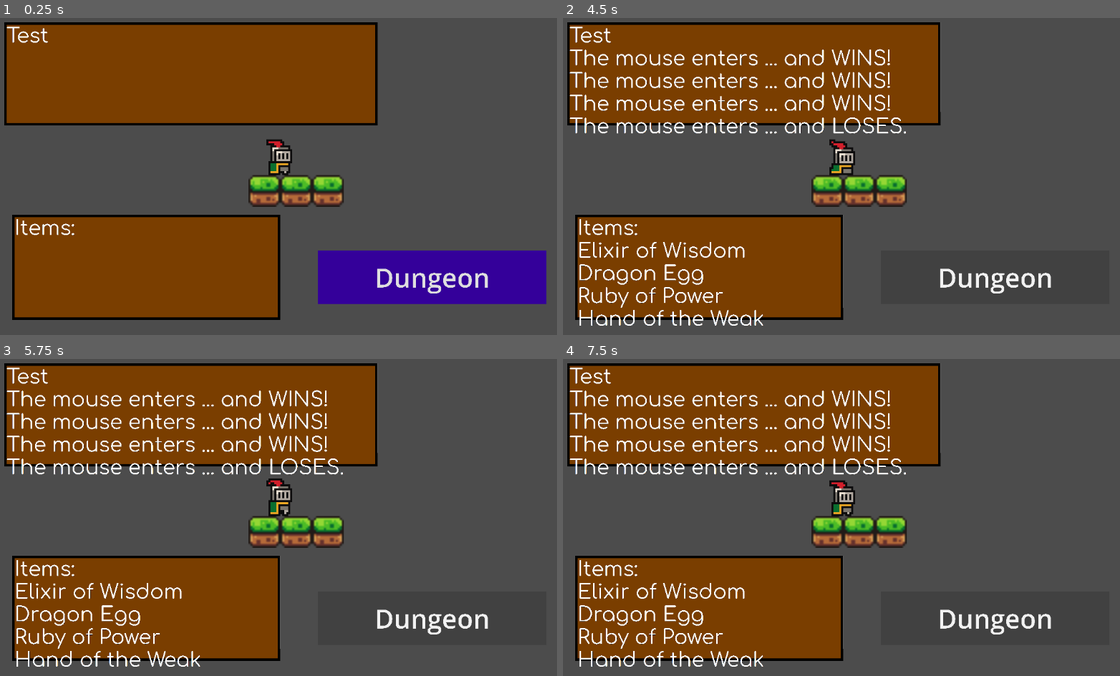
Above: before the commit, frames 1-4 (two rows, left to right).
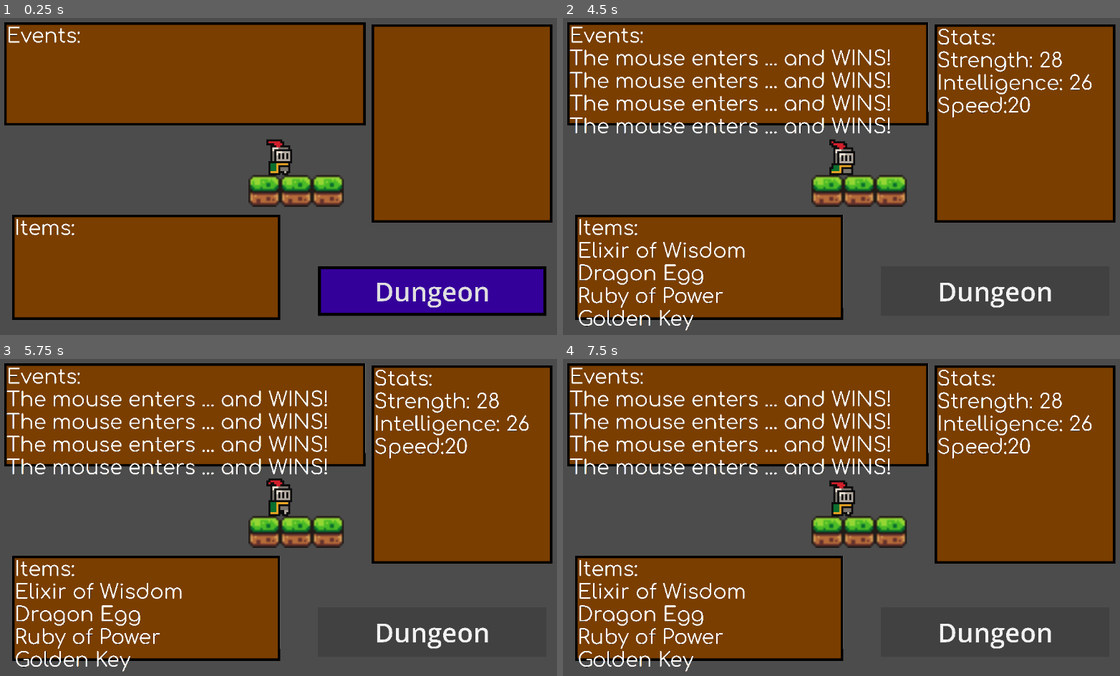
Above: after the commit, the same moments.

Repository: FischerSophie/IdleMouseKnight
Game: Godot game, scene res://Szene/Game.tscn
Same seed, same stepped clock (60 frames per second), same inputs: the game is played once before the commit and once after it.
Inputs:
- Up to frame 1 (0.25 s): no input
- Up to frame 2 (4.5 s): click "Dungeon" at 0.5 s; click "Dungeon" at 1.25 s; click "Dungeon" at 2 s; tap Enter at 4.25 s
- Up to frame 3 (5.75 s): no input
- Up to frame 4 (7.5 s): no input

The runs differ from the first frame. In frame 1, 26% of the frame differs, in the area x 1-100%, y 1-94%; in frame 2, 23%; in frame 3, 23%; in frame 4, 23%.

Commit message:
Test UI for basic gameplay features, loot lists, logic for dungeon

Diff:
--- a/idlemouseknight/Scripts/LootManager.gd
+++ b/idlemouseknight/Scripts/LootManager.gd
@@ -75,16 +75,16 @@
 	match type:
 		"item":
 			for item in loot_table:
-				if loot_table[item]: available_loot.append(item)
+				if !loot_table[item]["looted"]: available_loot.append(item)
 		"wound":
 			for item in wound_table:
-				if wound_table[item]: available_loot.append(item)
+				if !wound_table[item]["looted"]: available_loot.append(item)
 
 
 	if (available_loot.size() > 0):
 		chosen = available_loot[randi_range(0 , (available_loot.size()-1))]
-		loot_table[chosen] = false #dirty hack to set the item to false in both lists
-		wound_table[chosen] = false
+		if (type == "item"): loot_table[chosen]["looted"] = true #dirty hack to set the item to false in both lists
+		if (type == "wound"): wound_table[chosen]["looted"] = true
 		return(chosen)
 	else:
 		return(0)
--- a/idlemouseknight/Scripts/VisitCastle.gd
+++ b/idlemouseknight/Scripts/VisitCastle.gd
@@ -75,6 +75,7 @@
 
 
 func _playerBesuchtDungon():
+	player.update_stats()
 	var loot=""
 	for encounter in range(3):
 		var outcome = [0, "?"]
--- a/idlemouseknight/Scripts/player.gd
+++ b/idlemouseknight/Scripts/player.gd
@@ -1,17 +1,49 @@
 extends CharacterBody2D
 
+var base_strength = 25
+var base_intelligence = 20
+var base_speed = 20
+
+
 var life = 100
-var strength = 28
-var intelligence = 15
-var speed = 18
+var strength = base_strength
+var intelligence = base_intelligence
+var speed = base_speed
 
-"List Equipment = eqipmentList"
-"List Wounds = woundlist"
+var loot = []
+var wounds = []
+
+func update_stats():
+	#Set Basestats
+	strength = base_strength
+	intelligence = base_intelligence
+	speed = base_speed
+
+	#Add items to Basestats
+	if loot.size() > 0:
+		for item in loot:
+			strength = strength + item["strength"]
+			intelligence = intelligence + item["intelligence"]
+			speed = speed + item["speed"]
+
+	#Add wounds to Basestats
+	if wounds.size() > 0:
+		for item in wounds:
+			strength = strength + item["strength"]
+			intelligence = intelligence + item["intelligence"]
+			speed = speed + item["speed"]
+
+	#check if stat is negative and set to 0
+	if strength < 0: strength = 0
+	if intelligence < 0: intelligence = 0
+	if speed < 0: speed = 0
+
+	return([strength, intelligence, speed])
+
 # Called when the node enters the scene tree for the first time.
 func _ready() -> void:
 	pass # Replace with function body.
 
-
 # Called every frame. 'delta' is the elapsed time since the previous frame.
 func _process(delta: float) -> void:
 	pass
--- a/idlemouseknight/Szene/Game.tscn
+++ b/idlemouseknight/Szene/Game.tscn
@@ -184,6 +184,11 @@
 
 [sub_resource type="StyleBoxFlat" id="StyleBoxFlat_cvr0n"]
 bg_color = Color(0.207843, 0, 0.607843, 1)
+border_width_left = 30
+border_width_top = 30
+border_width_right = 30
+border_width_bottom = 30
+border_color = Color(0, 0, 0, 1)
 
 [node name="Game" type="Node2D"]
 texture_filter = 2
@@ -232,12 +237,12 @@
 "
 autowrap_mode = 0
 
-[node name="Label_Event" type="RichTextLabel" parent="Node"]
+[node name="Label_Events" type="RichTextLabel" parent="Node"]
 texture_filter = 1
 clip_contents = false
 offset_left = -139.0
 offset_top = -77.0
-offset_right = 4561.0
+offset_right = 4411.0
 offset_bottom = 1223.0
 scale = Vector2(0.04, 0.04)
 theme_override_colors/font_outline_color = Color(0, 0, 0, 1)
@@ -247,15 +252,34 @@
 theme_override_font_sizes/normal_font_size = 256
 theme_override_styles/normal = SubResource("StyleBoxFlat_ivo8v")
 bbcode_enabled = true
-text = "Test
+text = "Events:
 "
 autowrap_mode = 0
 
+[node name="Label_Stats" type="RichTextLabel" parent="Node"]
+texture_filter = 1
+clip_contents = false
+offset_left = 46.0
+offset_top = -76.0
+offset_right = 2321.0
+offset_bottom = 2424.0
+scale = Vector2(0.04, 0.04)
+theme_override_colors/font_outline_color = Color(0, 0, 0, 1)
+theme_override_colors/font_shadow_color = Color(0, 0, 0, 1)
+theme_override_constants/outline_size = 0
+theme_override_fonts/normal_font = ExtResource("5_ivo8v")
+theme_override_font_sizes/normal_font_size = 256
+theme_override_styles/normal = SubResource("StyleBoxFlat_ivo8v")
+bbcode_enabled = true
+text = "
+"
+autowrap_mode = 0
+
 [node name="Button_Dungeon" type="Button" parent="Node"]
 offset_left = 19.0
-offset_top = 38.0
+offset_top = 46.0
 offset_right = 2319.0
-offset_bottom = 578.0
+offset_bottom = 546.0
 scale = Vector2(0.05, 0.05)
 theme_override_font_sizes/font_size = 265
 theme_override_styles/normal = SubResource("StyleBoxFlat_cvr0n")
--- a/idlemouseknight/Szene/button_dungeon.gd
+++ b/idlemouseknight/Szene/button_dungeon.gd
@@ -4,5 +4,15 @@
 
 	var result = VisitCastle._playerBesuchtDungon()
 	print(result)
-	$"../Label_Event".append_text("The mouse enters ... and " + ("WINS!" if result[0] == 1 else "LOSES.") + "\n")
+	$"../Label_Events".append_text("The mouse enters ... and " + ("WINS!" if result[0] == 1 else "LOSES.") + "\n")
 	$"../Label_Items".append_text(result[1] + "\n")
+
+	if int(result[1]) != 0:
+		$"../Label_Events".text = ("NO LOOT LEFT")
+	else:
+		match result[0]:
+			0: player.wounds.append(LootManager.wound_table[result[1]])
+			1: player.loot.append(LootManager.loot_table[result[1]])
+
+	var newstats = player.update_stats()
+	$"../Label_Stats".text = ("Stats: \nStrength: " + str(player.strength) + "\nIntelligence: " + str(player.intelligence) + "\nSpeed:" + str(player.speed))
